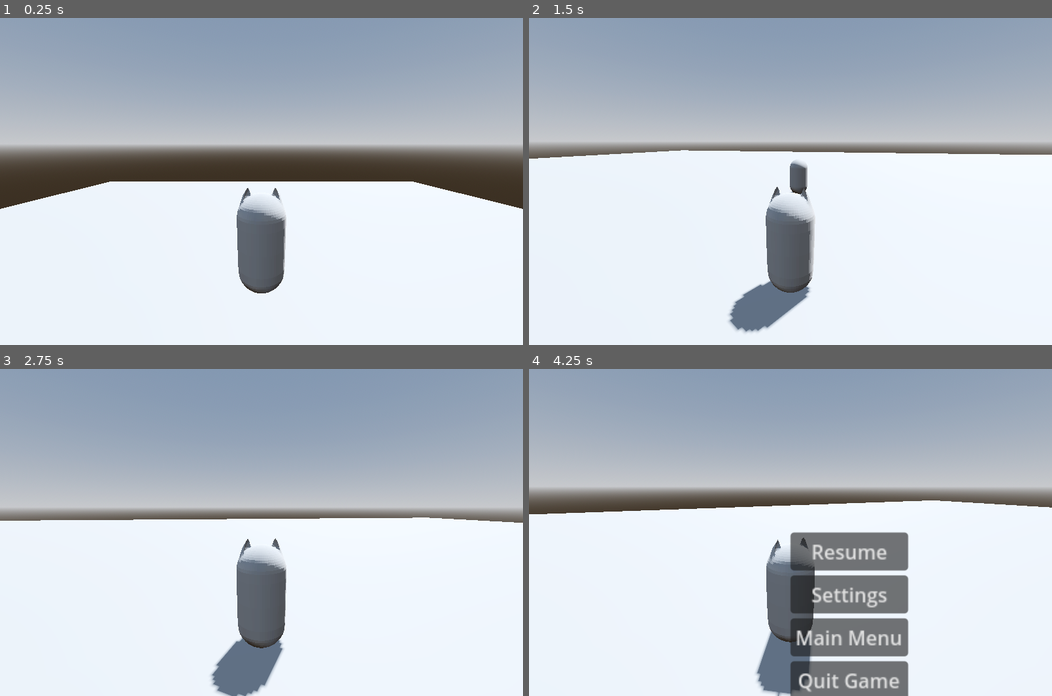
Above: before the commit, frames 1-4 (two rows, left to right).
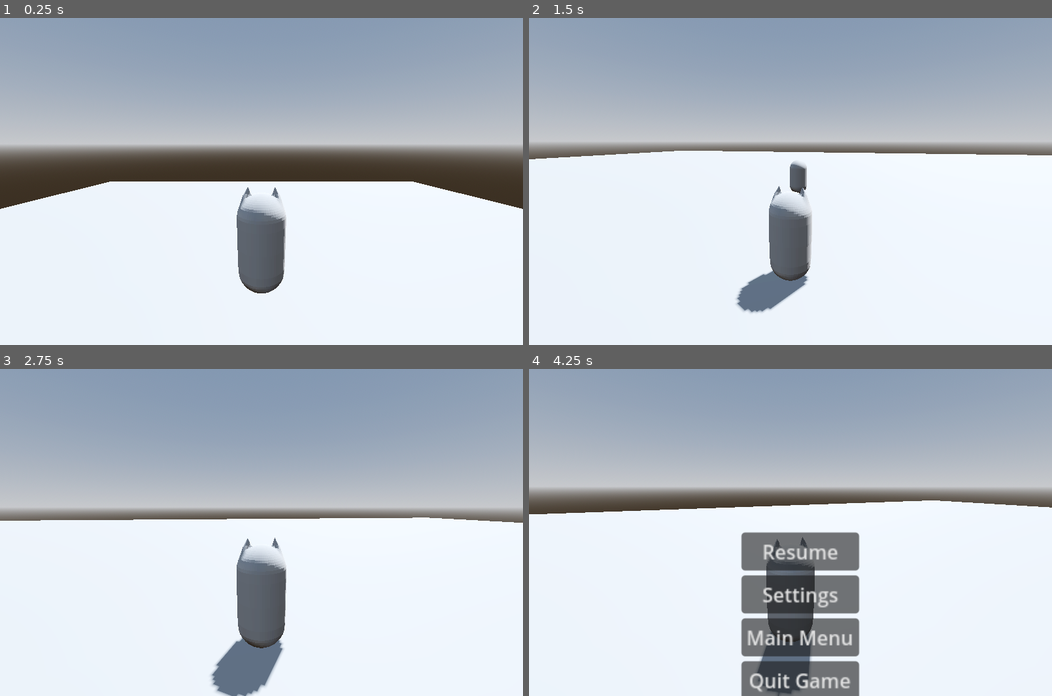
Above: after the commit, the same moments.

Repository: Nutiest/3D-Game-Project
Game: Godot game, scene res://Level.tscn
Same seed, same stepped clock (60 frames per second), same inputs: the game is played once before the commit and once after it.
Inputs (mouse positions are in pixels of both pictures, inside the frame that each line leads up to):
- Up to frame 1 (0.25 s): no input
- Up to frame 2 (1.5 s): move the mouse to (816, 181) at 0.52 s; hold W (Forward) from 0.53 s (still down); tap Mouse wheel up (Zoom In, bound only after the commit) at 0.6 s; tap Space (Jump) at 0.77 s; tap Mouse wheel down (Zoom Out, bound only after the commit) at 0.8, 1.35 s; move the mouse to (764, 181) at 1.27 s
- Up to frame 3 (2.75 s): keep holding W (Forward); tap Space (Jump) at 1.52 s; tap Mouse wheel up (Zoom In, bound only after the commit) at 1.55, 2.1 s; move the mouse to (271, 525) at 2.02 s; tap Mouse wheel down (Zoom Out, bound only after the commit) at 2.3 s
- Up to frame 4 (4.25 s): keep holding W (Forward); move the mouse to (785, 539) at 2.77 s; tap Mouse wheel down (Zoom Out, bound only after the commit) at 2.85, 3.8 s; tap Space (Jump) at 3.02, 3.77 s; tap Mouse wheel up (Zoom In, bound only after the commit) at 3.05, 3.6 s; move the mouse to (827, 535) at 3.52 s; tap Escape (Pause) at 4.15 s

The runs differ from the first frame. In frame 1, less than 0.1% of the frame differs, in the area x 45-54%, y 51-59%; in frame 2, 2.1%; in frame 3, less than 0.1%; in frame 4, 10%, in the area x 40-73%, y 49-100%.

Commit message:
Fixed Menus

Diff:
--- a/Level.tscn
+++ b/Level.tscn
@@ -32,9 +32,12 @@
 shadow_enabled = true
 
 [node name="MeshInstance3D" type="MeshInstance3D" parent="."]
+layers = 3
 mesh = SubResource("PlaneMesh_fmqmb")
 
 [node name="StaticBody3D" type="StaticBody3D" parent="MeshInstance3D"]
+collision_layer = 3
+collision_mask = 3
 
 [node name="CollisionShape3D" type="CollisionShape3D" parent="MeshInstance3D/StaticBody3D"]
 shape = SubResource("ConcavePolygonShape3D_vusnv")
--- a/Main Menu.tscn
+++ b/Main Menu.tscn
@@ -4,14 +4,16 @@
 
 [node name="Main Menu" type="Control"]
 layout_mode = 3
-anchors_preset = 8
 anchor_left = 0.5
 anchor_top = 0.5
 anchor_right = 0.5
 anchor_bottom = 0.5
+offset_right = -70.0
 grow_horizontal = 2
 grow_vertical = 2
 scale = Vector2(6, 6)
+pivot_offset = Vector2(35, 0)
+size_flags_horizontal = 4
 script = ExtResource("1_7tvoi")
 
 [node name="MarginContainer" type="MarginContainer" parent="."]
--- a/Pause Menu.tscn
+++ b/Pause Menu.tscn
@@ -4,14 +4,18 @@
 
 [node name="Pause Menu" type="Control"]
 layout_mode = 3
-anchors_preset = 8
 anchor_left = 0.5
 anchor_top = 0.5
 anchor_right = 0.5
 anchor_bottom = 0.5
+offset_left = -48.0
+offset_top = -408.0
+offset_right = -48.0
+offset_bottom = -408.0
 grow_horizontal = 2
 grow_vertical = 2
 scale = Vector2(6, 6)
+pivot_offset = Vector2(48, 0)
 script = ExtResource("1_dydas")
 
 [node name="MarginContainer" type="MarginContainer" parent="."]
--- a/Player.gd
+++ b/Player.gd
@@ -1,7 +1,8 @@
 extends CharacterBody3D
 
-@onready var pause_menu := $"TwistPivot/PitchPivot/Camera3D/Pause Menu"
-@onready var settings_menu := $"TwistPivot/PitchPivot/Camera3D/Settings Menu"
+@onready var pause_menu := $"TwistPivot/PitchPivot/SpringArm3D/Camera3D/Pause Menu"
+@onready var settings_menu := $"TwistPivot/PitchPivot/SpringArm3D/Camera3D/Settings Menu"
+@onready var spring_arm := $"TwistPivot/PitchPivot/SpringArm3D"
 @export var paused := false
 
 var SPEED = 10.0
@@ -48,6 +49,8 @@
 		velocity.x = move_toward(velocity.x, 0, SPEED)
 		velocity.z = move_toward(velocity.z, 0, SPEED)
 
+	#$MeshInstance3D.look_at(direction)
+
 	if Input.is_action_just_pressed("Pause"):
 		open_close_pause_menu()
 
@@ -63,6 +66,13 @@
 	twist_input = 0.0
 	pitch_input = 0.0
 
+	if Input.is_action_just_pressed("Zoom In"):
+		spring_arm.spring_length = spring_arm.spring_length-0.5
+	elif Input.is_action_just_pressed("Zoom Out"):
+		spring_arm.spring_length = spring_arm.spring_length+0.5
+
+	spring_arm.spring_length = clamp(spring_arm.spring_length, 1.5, 15.0)
+
 
 func _unhandled_input(event: InputEvent) -> void:
 	if event is InputEventMouseMotion:
@@ -73,7 +83,6 @@
 func open_close_pause_menu() -> void:
 	if !paused:
 		pause_menu.show()
-		emit_signal("paused", paused)
 		Input.mouse_mode = Input.MOUSE_MODE_VISIBLE
 		Engine.time_scale = 0
 		paused = !paused
--- a/Player.tscn
+++ b/Player.tscn
@@ -22,10 +22,25 @@
 [node name="PitchPivot" type="Node3D" parent="TwistPivot"]
 transform = Transform3D(1, 0, 0, 0, 0.984808, 0.173648, 0, -0.173648, 0.984808, 0, 0, 0)
 
-[node name="Camera3D" type="Camera3D" parent="TwistPivot/PitchPivot"]
-transform = Transform3D(1, 0, 0, 0, 1, 0, 0, 0, 1, 0, 0, 4)
+[node name="SpringArm3D" type="SpringArm3D" parent="TwistPivot/PitchPivot"]
+transform = Transform3D(1, 0, 0, 0, 1, 1.49012e-08, 0, -1.49012e-08, 1, 0, 0, 0)
+collision_mask = 3
+spring_length = 4.0
 
-[node name="Pause Menu" parent="TwistPivot/PitchPivot/Camera3D" instance=ExtResource("3_a8l80")]
+[node name="Camera3D" type="Camera3D" parent="TwistPivot/PitchPivot/SpringArm3D"]
+transform = Transform3D(1, 0, 0, 0, 1, 1.49012e-08, 0, -1.49012e-08, 1, 0, 0, 0)
 
-[node name="Settings Menu" parent="TwistPivot/PitchPivot/Camera3D" instance=ExtResource("4_jy4bg")]
+[node name="Pause Menu" parent="TwistPivot/PitchPivot/SpringArm3D/Camera3D" instance=ExtResource("3_a8l80")]
+anchors_preset = 8
+offset_left = 0.0
+offset_top = 0.0
+offset_right = 0.0
+offset_bottom = 0.0
+
+[node name="Settings Menu" parent="TwistPivot/PitchPivot/SpringArm3D/Camera3D" instance=ExtResource("4_jy4bg")]
+anchors_preset = 8
+offset_left = 0.0
+offset_top = 0.0
+offset_right = 0.0
+offset_bottom = 0.0
 metadata/_edit_use_anchors_ = true
--- a/Settings Menu.tscn
+++ b/Settings Menu.tscn
@@ -4,14 +4,18 @@
 
 [node name="Settings Menu" type="Control"]
 layout_mode = 3
-anchors_preset = 8
 anchor_left = 0.5
 anchor_top = 0.5
 anchor_right = 0.5
 anchor_bottom = 0.5
+offset_left = -22.5
+offset_top = -198.0
+offset_right = -22.5
+offset_bottom = -198.0
 grow_horizontal = 2
 grow_vertical = 2
 scale = Vector2(6, 6)
+pivot_offset = Vector2(22.5, 0)
 script = ExtResource("1_yjo8u")
 
 [node name="MarginContainer" type="MarginContainer" parent="."]
--- a/project.godot
+++ b/project.godot
@@ -57,6 +57,16 @@
 "events": [Object(InputEventKey,"resource_local_to_scene":false,"resource_name":"","device":-1,"window_id":0,"alt_press …(182 unchanged characters)…
 ]
 }
+"Zoom In"={
+"deadzone": 0.5,
+"events": [Object(InputEventMouseButton,"resource_local_to_scene":false,"resource_name":"","device":-1,"window_id":0,"alt_pressed":false,"shift_pressed":false,"ctrl_pressed":false,"meta_pressed":false,"button_mask":0,"position":Vector2(0, 0),"global_position":Vector2(0, 0),"factor":1.0,"button_index":4,"canceled":false,"pressed":false,"double_click":false,"script":null)
+]
+}
+"Zoom Out"={
+"deadzone": 0.5,
+"events": [Object(InputEventMouseButton,"resource_local_to_scene":false,"resource_name":"","device":-1,"window_id":0,"alt_pressed":false,"shift_pressed":false,"ctrl_pressed":false,"meta_pressed":false,"button_mask":0,"position":Vector2(0, 0),"global_position":Vector2(0, 0),"factor":1.0,"button_index":5,"canceled":false,"pressed":false,"double_click":false,"script":null)
+]
+}
 
 [rendering]
 
Not shown, changed: Models/Cat.obj
Not shown: 1 places in Pause Menu.tscn that only renumber resources
